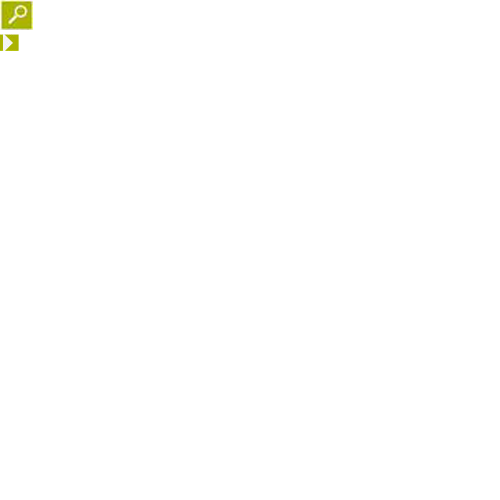
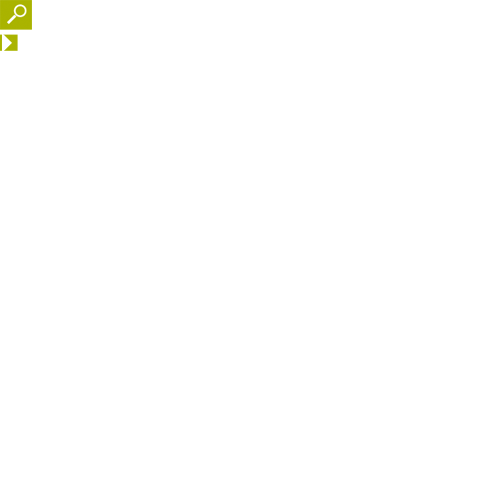
Layer changes from the first 500×500 image to the second:
removed layer "Laag 2" over left=0, top=34, right=19, bottom=51
added group "pijltje" with 2 layers above "search knop" over left=0, top=34, right=18, bottom=51
added layer "Laag 4" in group "pijltje" over left=0, top=34, right=18, bottom=51
added layer "Laag 5" in group "pijltje" over left=0, top=34, right=18, bottom=51
renamed "Laag 1" to "search knop", painted on it over left=0, top=0, right=33, bottom=30
